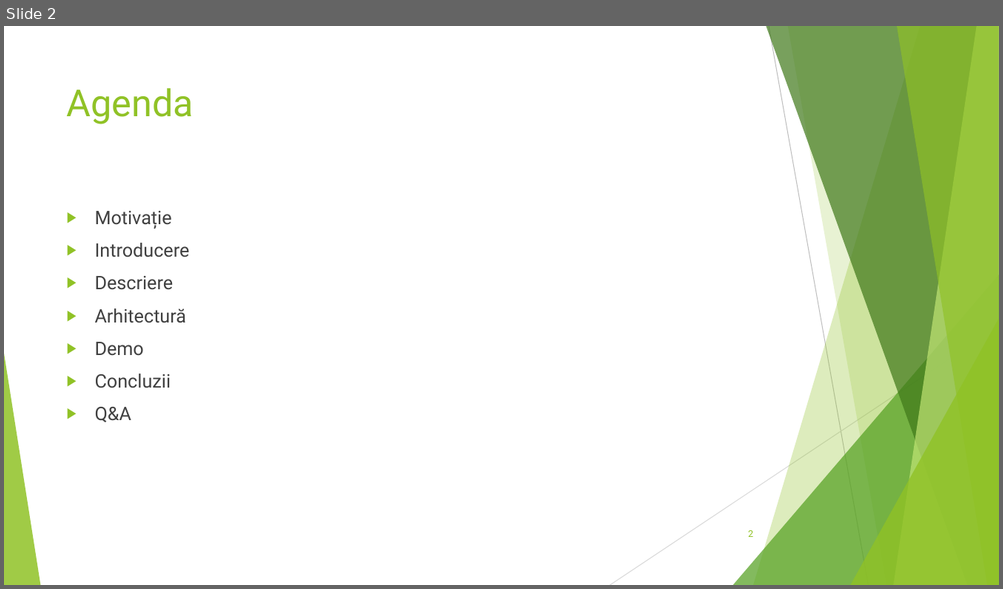
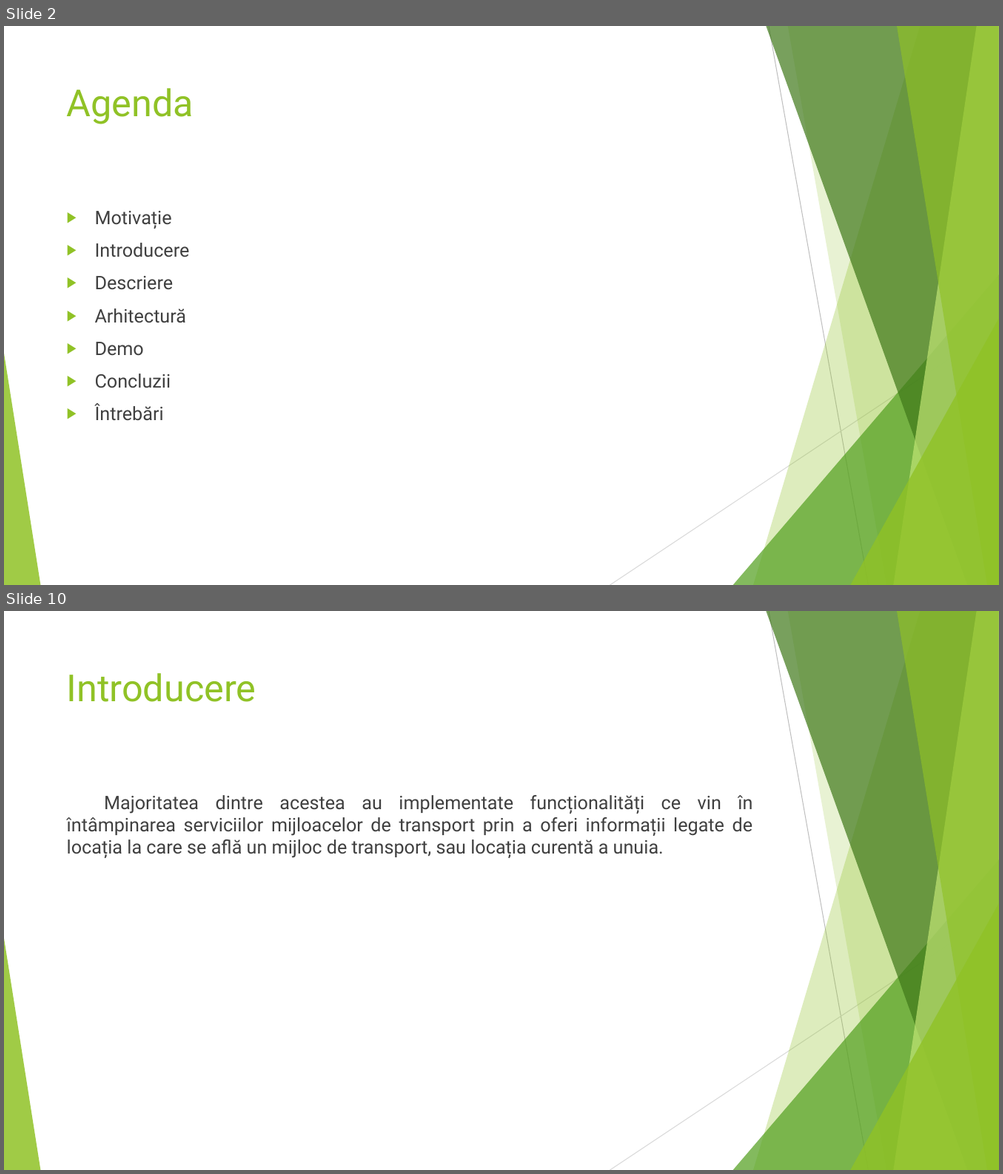
Before and after one commit to AdelinPamant/PublicTransportMonitor, a slide deck: Licenta2020PamintAdelin/PublicTransportMonitor - Prezentare.pptx. Shown one above the other, each under a label of ours: slide 2 before the commit, slides 2 and 10 after it; the slides between them are not shown. The pictures are 1003x589 and 1003x1174 pixels, drawn with LibreOffice and Linux fonts; fonts in the diff are those of the drawing. Boxes give left, top, right and bottom in pixels: in the first picture for what was removed or moved away, otherwise in the second. Text is boxed around its words. In the diff, an @@ line names an element or a change of style, - is before the commit and + after.

```diff
--- a/Licenta2020PamintAdelin/PublicTransportMonitor - Prezentare.pptx
+++ b/Licenta2020PamintAdelin/PublicTransportMonitor - Prezentare.pptx
@@ slide 10 added at <box>4,611,999,1170</box>, background #FFFFFF; not listed: 10 template elements that a slide beside it also shows @@
@@ title added at <box>67,673,256,702</box>, 36 pt, text #90C226 @@
+Introducere
@@ text added at <box>67,795,753,858</box>, 18 pt, text #404040 @@
+Majoritatea dintre acestea au implementate funcționalități ce vin în întâmpinarea serviciilor mijloacelor de transport prin a oferi informații legate de locația la care se află un mijloc de transport, sau locația curentă a unuia.
@@ slide 2 changed as well @@
@@ text at <box>95,404,164,421</box>: text changed @@
-▶ Q&A
+▶ Întrebări
@@ page number removed at <box>748,531,753,537</box> @@
-2
```
Also in this commit, not shown: 3 other slides changed, 22 other slides added, 5 slides removed, 2 other files.
